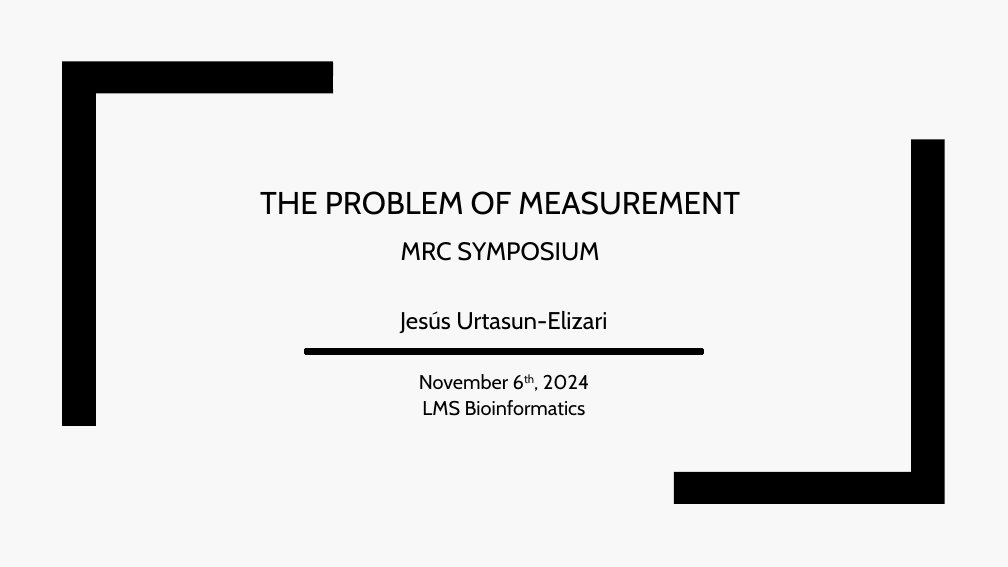
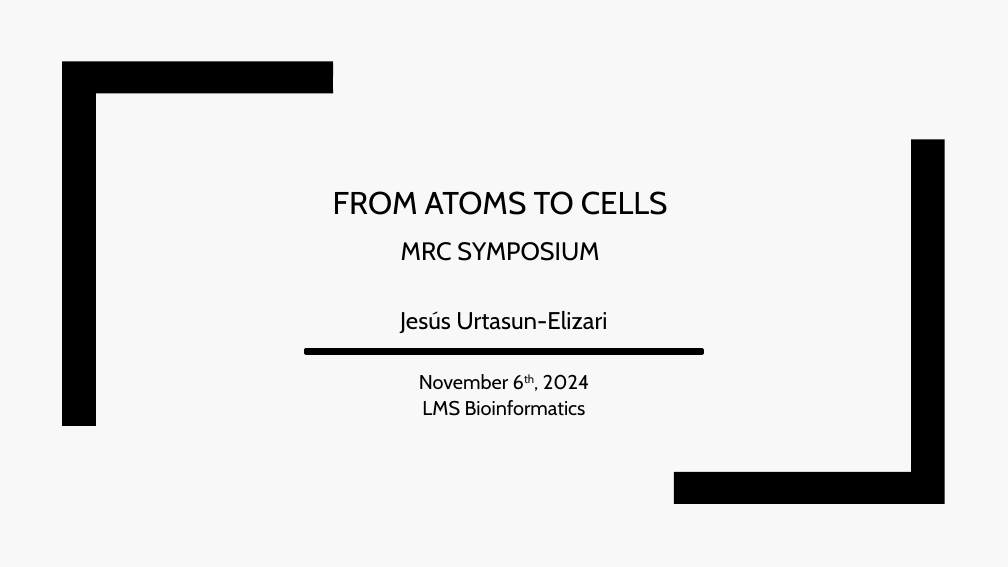
Before and after one commit to jurtasun/presentations, a slide deck: slide 1 of 202410_mrc_symposium/202410_mrc_symposium.ppt. Drawn at 1008x567 pixels with LibreOffice and Linux fonts; fonts in the diff are those of the drawing. Boxes give left, top, right and bottom in pixels: in the first picture for what was removed or moved away, otherwise in the second. Text is boxed around its words. In the diff, an @@ line names an element or a change of style, - is before the commit and + after.

Commit message:
Prepare mrc symposium

```diff
--- a/202410_mrc_symposium/202410_mrc_symposium.ppt
+++ b/202410_mrc_symposium/202410_mrc_symposium.ppt
@@ title at box(333, 191, 668, 261): text changed @@
-THE PROBLEM OF MEASUREMENT
-MRC SYMPOSIUM
+FROM ATOMS TO CELLS
+MRC SYMPOSIUM
```
Also in this commit, not shown: 3 other slides changed.
